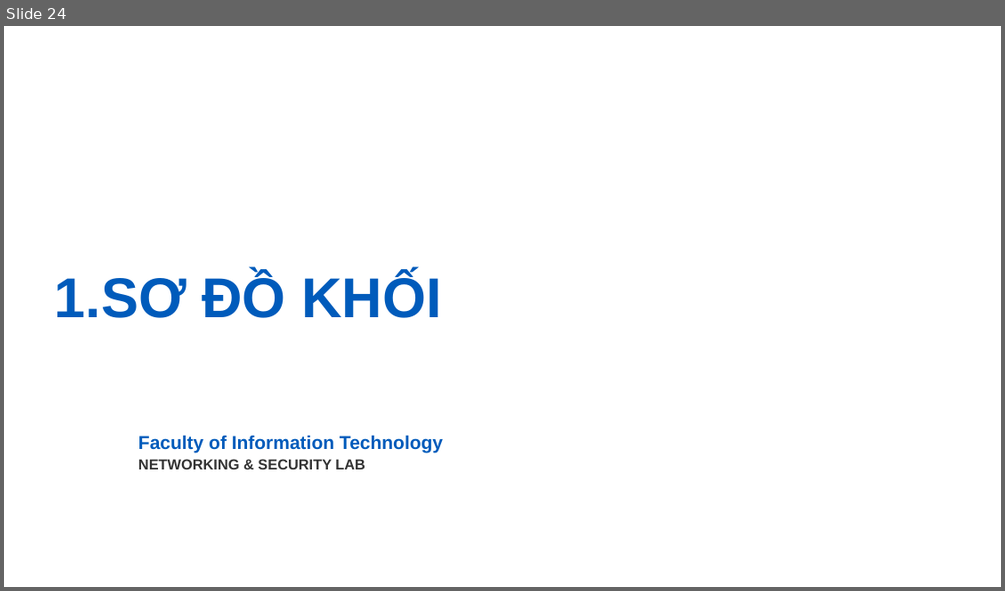
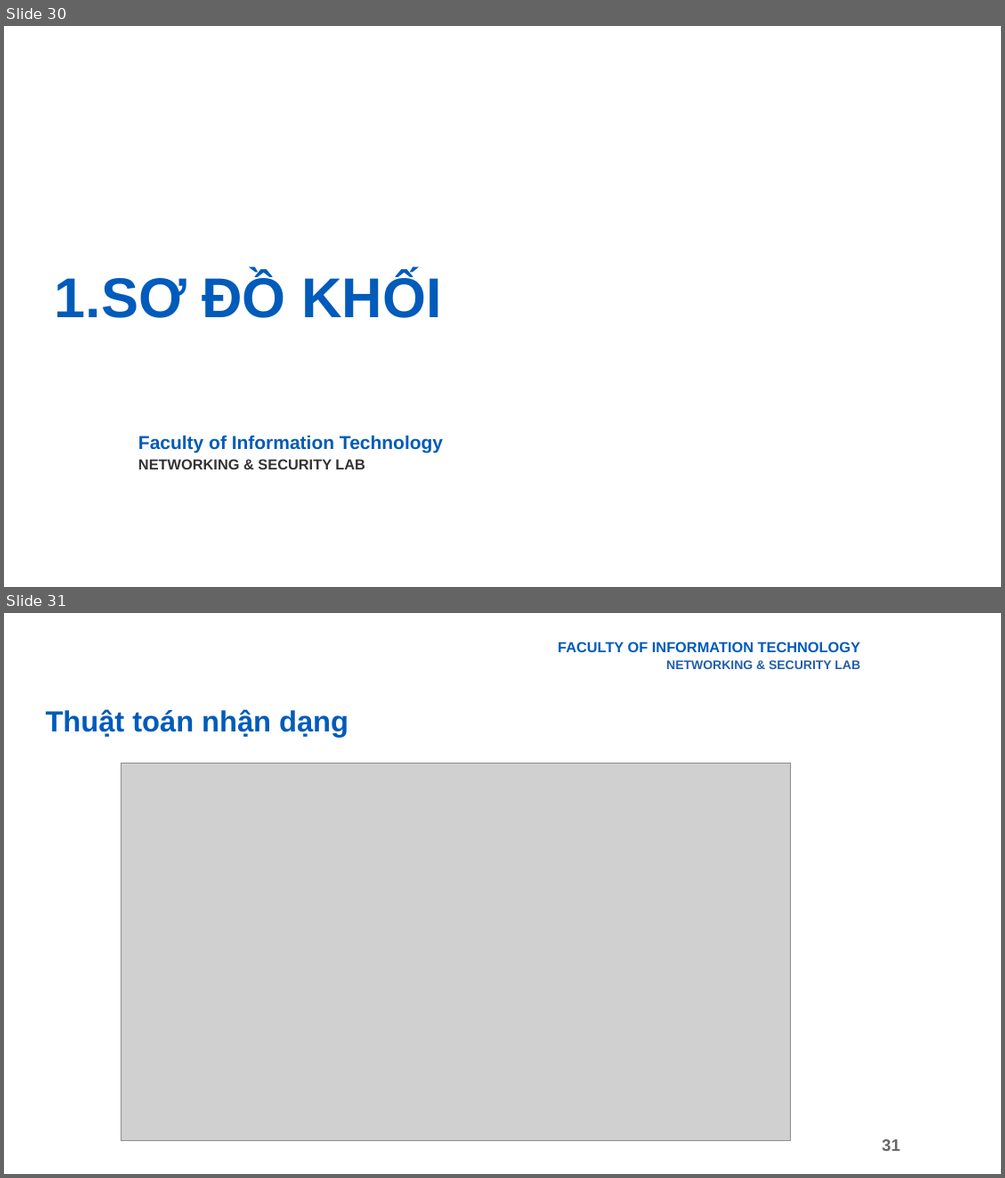
Before and after one commit to giabao2807/digital-signal-processing, a slide deck: abc/Final.pptx. Shown one above the other, each under a label of ours: slide 24 before the commit, slides 30 and 31 after it. The pictures are 1005x591 and 1005x1178 pixels, drawn with LibreOffice and Linux fonts; fonts in the diff are those of the drawing; grey boxes stand for pictures; background and template pictures are left out. Boxes give left, top, right and bottom in pixels: in the first picture for what was removed or moved away, otherwise in the second. Text is boxed around its words. In the diff, an @@ line names an element or a change of style, - is before the commit and + after.

```diff
--- a/abc/Final.pptx
+++ b/abc/Final.pptx
@@ slide 31 added at <box>4,613,1001,1174</box>, background picture (left out) @@
@@ text added at <box>558,641,860,669</box>, 14 pt, text #005BBB, bold @@
+FACULTY OF INFORMATION TECHNOLOGY
+NETWORKING & SECURITY LAB
@@ title added at <box>46,709,348,737</box>, 28 pt, text #005BBB, bold @@
+Thuật toán nhận dạng
@@ picture added at <box>121,763,790,1140</box> @@
@@ page number added at <box>882,1139,900,1151</box>, 16 pt, text #666666, bold @@
+31
@@ what was slide 24 is now slide 30 @@
```
Also in this commit, not shown: 8 slides changed, 9 other slides added, 1 slide removed, 10 other files.
